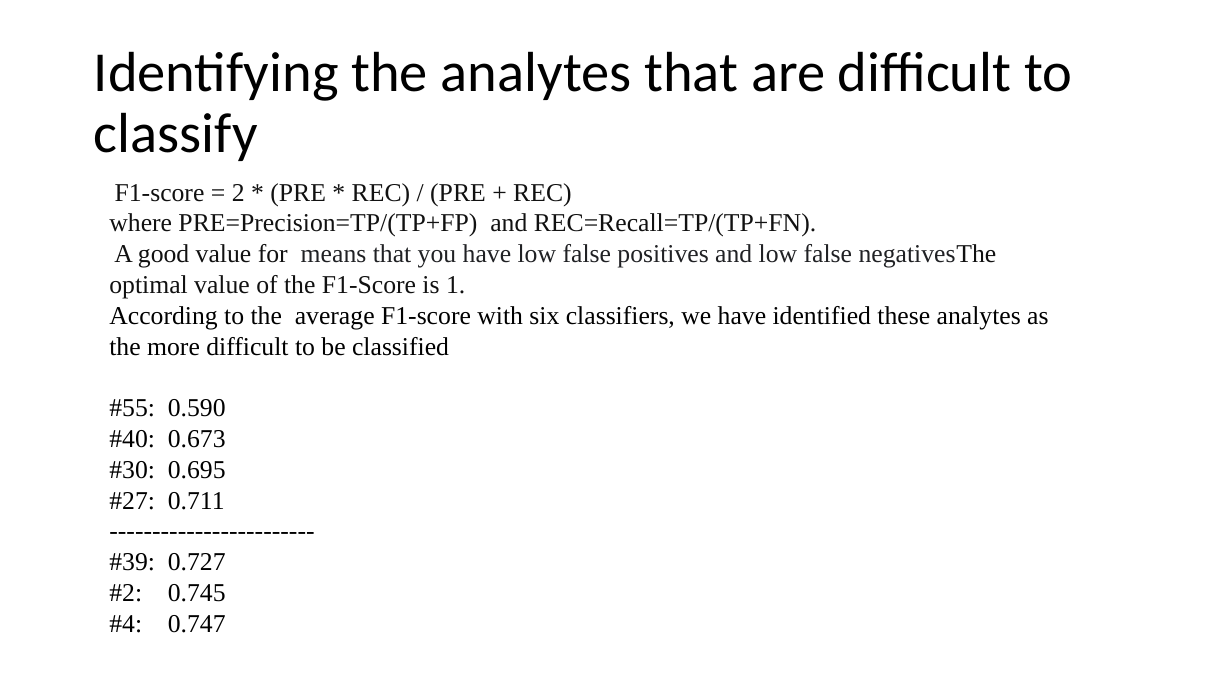
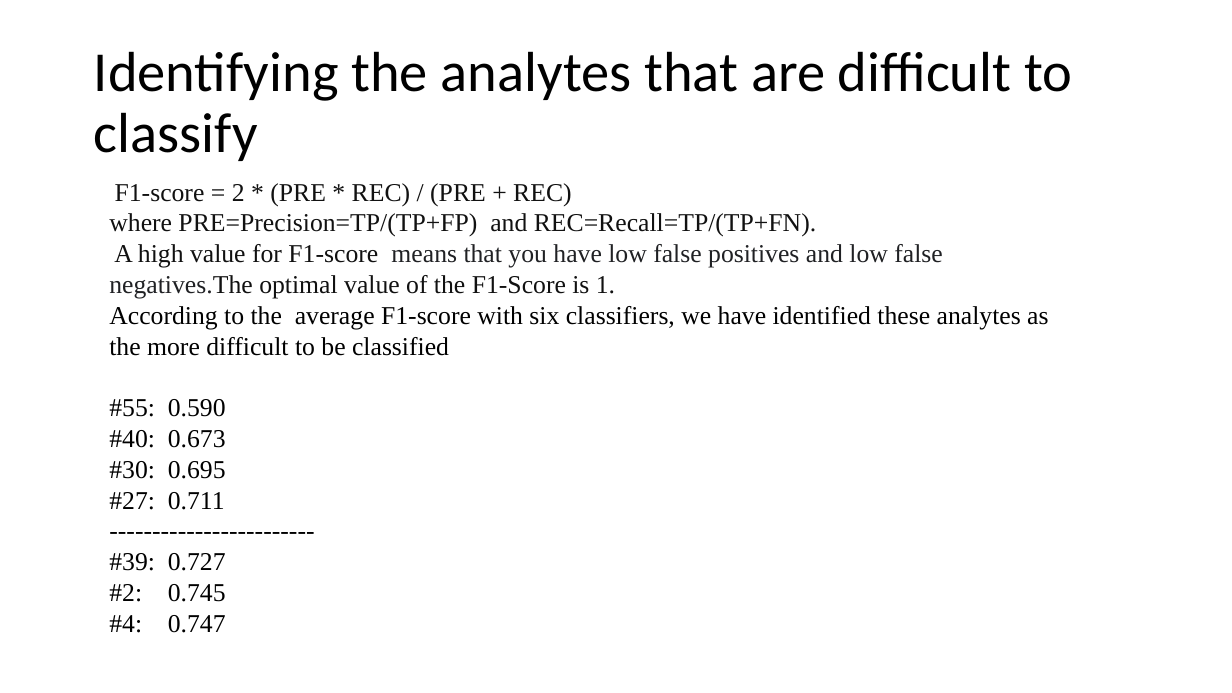
Before and after one commit to eacunafer/analytes, a slide deck: slide 17 of NRL40551.pptx. Drawn at 1232x693 pixels with LibreOffice and Linux fonts; fonts in the diff are those of the drawing. Boxes give left, top, right and bottom in pixels: in the first picture for what was removed or moved away, otherwise in the second. Text is boxed around its words. In the diff, an @@ line names an element or a change of style, - is before the commit and + after.

```diff
--- a/NRL40551.pptx
+++ b/NRL40551.pptx
@@ text at (109, 244, 942, 299): text changed @@
-A good value for means that you have low false positives and low false negativesThe optimal value of the F1-Score is 1.
+A high value for F1-score means that you have low false positives and low false negatives.The optimal value of the F1-Score is 1.
```
Also in this commit, not shown: 8 other slides changed.
